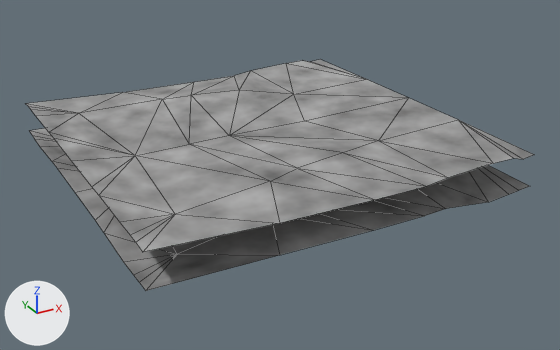
One commit to the glTF model Rogue-Robots/Assets/Models/ModularBlocks/Shelf1.gltf: the scene before it, then after it.
Before and after are seen from a 50 mm lens placed at (-4.44, -8.69, 4.26), pointed at (0.17, -0.29, 0.07). The lights are fixed; the arrows at lower left show +X, +Y and +Z. Mesh edges are drawn as thin lines. Vertices at the same position are counted once.

The scene before the commit, as lines of its bpy script (objects in view):
```python
me_scene_042 = bpy.data.meshes.new('Scene.042')
me_scene_042.from_pydata(...)  # 92 vertices, 116 faces; spans x -2.5..2.5, y -2.5..2.5, z 0.17..0.75
me_scene_042.materials.append(mat_ground)  # picture img_diffusegroundgroup7
ob_shelf1 = bpy.data.objects.new('Shelf1', me_scene_042)
ob_shelf1.location = (0.0, 0.0, 0.0)
```
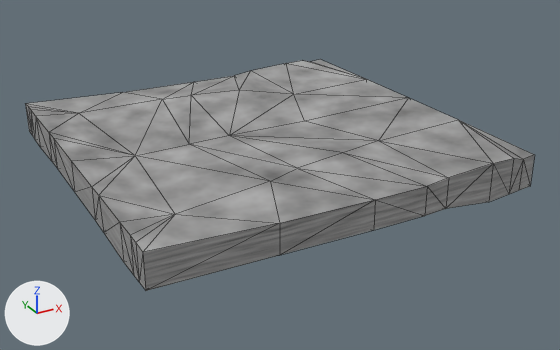
Location of each change, (x1, y1, x2, y2) in pixels of the pictures (560 x 350 px):
'Shelf1', reshaped
    before: (26, 60, 534, 291)
    after: (26, 60, 535, 291)
part 1 of me_scene_042, added
    after: (26, 105, 535, 291)

What the commit changed:
me_scene_042 is used by ob_shelf1; location (0.0, 0.0, 0.0).
me_scene_042 had 92 vertices, 116 faces and spanned x -2.5..2.5, y -2.5..2.5, z 0.17..0.75.
me_scene_042 now has 92 vertices, 180 faces and spans x -2.5..2.5, y -2.5..2.5, z 0.17..0.75.
Part 1, on me_scene_042:
64 new faces join them.
